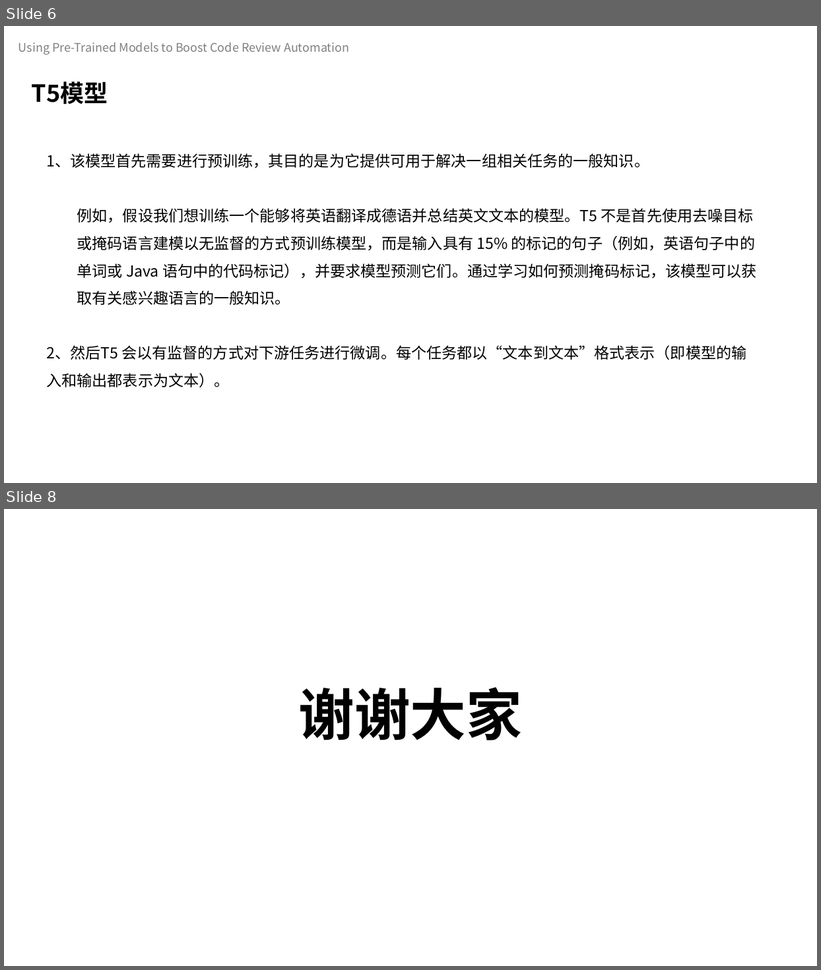
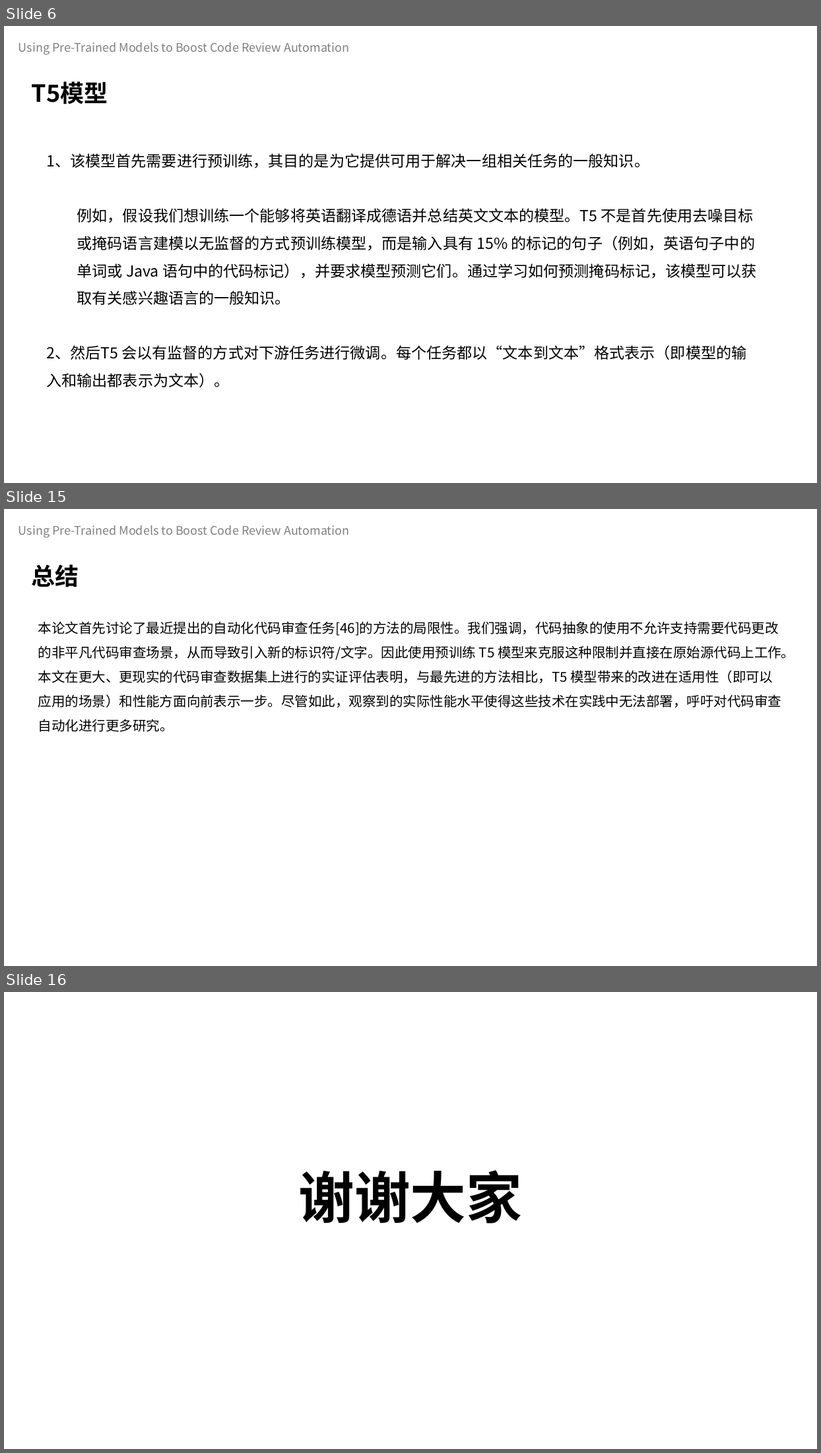
Before and after one commit to celeste-lingshi/Celeste, a slide deck: 汇报/软件测试展示_222126_项桂巳雨.pptx. Shown one above the other, each under a label of ours: slides 6 and 8 before the commit, slides 6, 15 and 16 after it; the slides between them are not shown. The pictures are 821x970 and 821x1453 pixels, drawn with LibreOffice and Linux fonts; fonts in the diff are those of the drawing. Boxes give left, top, right and bottom in pixels: in the first picture for what was removed or moved away, otherwise in the second. Text is boxed around its words. In the diff, an @@ line names an element or a change of style, - is before the commit and + after.

```diff
--- a/汇报/软件测试展示_222126_项桂巳雨.pptx
+++ b/汇报/软件测试展示_222126_项桂巳雨.pptx
@@ slide 15 added at (4,509,817,966), background #FFFFFF @@
@@ text added at (19,525,349,538), 14 pt, text #808080 @@
+Using Pre-Trained Models to Boost Code Review Automation
@@ text added at (32,564,79,588), 28 pt, text #000000, bold @@
+总结
@@ text added at (38,621,795,732), 16 pt, text #000000 @@
+本论文首先讨论了最近提出的自动化代码审查任务[46]的方法的局限性。我们强调，代码抽象的使用不允许支持需要代码更改的非平凡代码审查场景，从而导致引入新的标识符/文字。因此使用预训练 T5 模型来克服这种限制并直接在原始源代码上工作。
+本文在更大、更现实的代码审查数据集上进行的实证评估表明，与最先进的方法相比，T5 模型带来的改进在适用性（即可以应用的场景）和性能方面向前表示一步。尽管如此，观察到的实际性能水平使得这些技术在实践中无法部署，呼吁对代码审查自动化进行更多研究。
@@ what was slide 8 is now slide 16 @@
```
Also in this commit, not shown: 4 slides changed, 7 other slides added.
